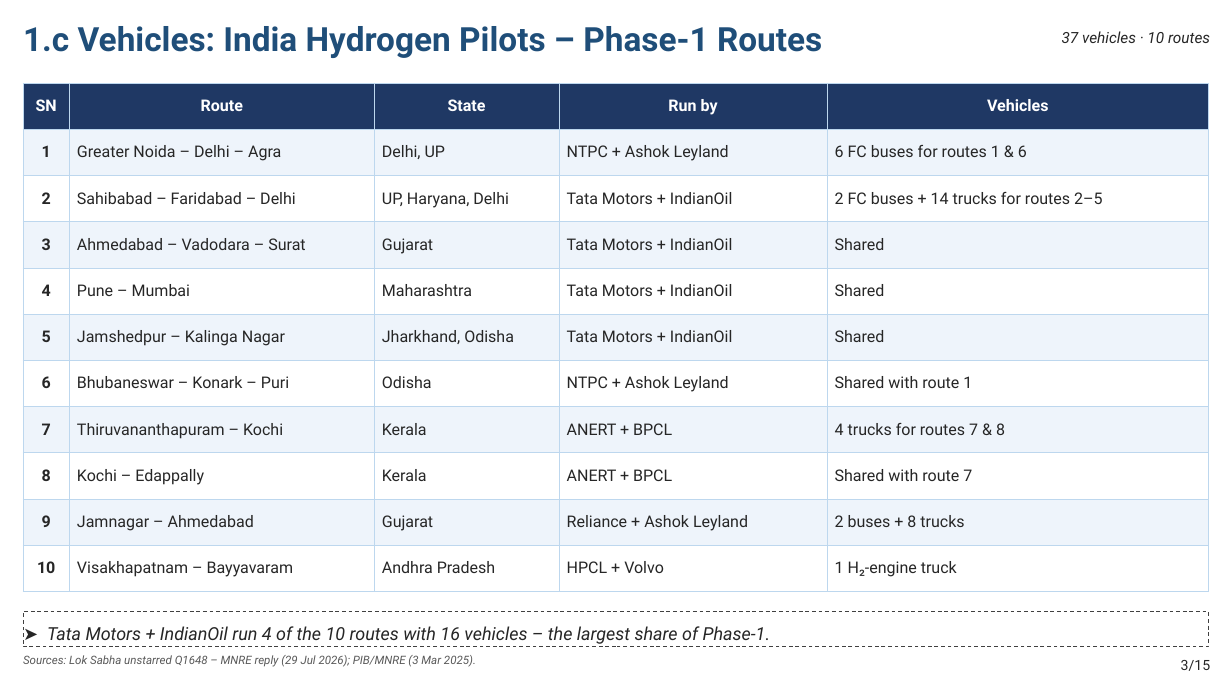
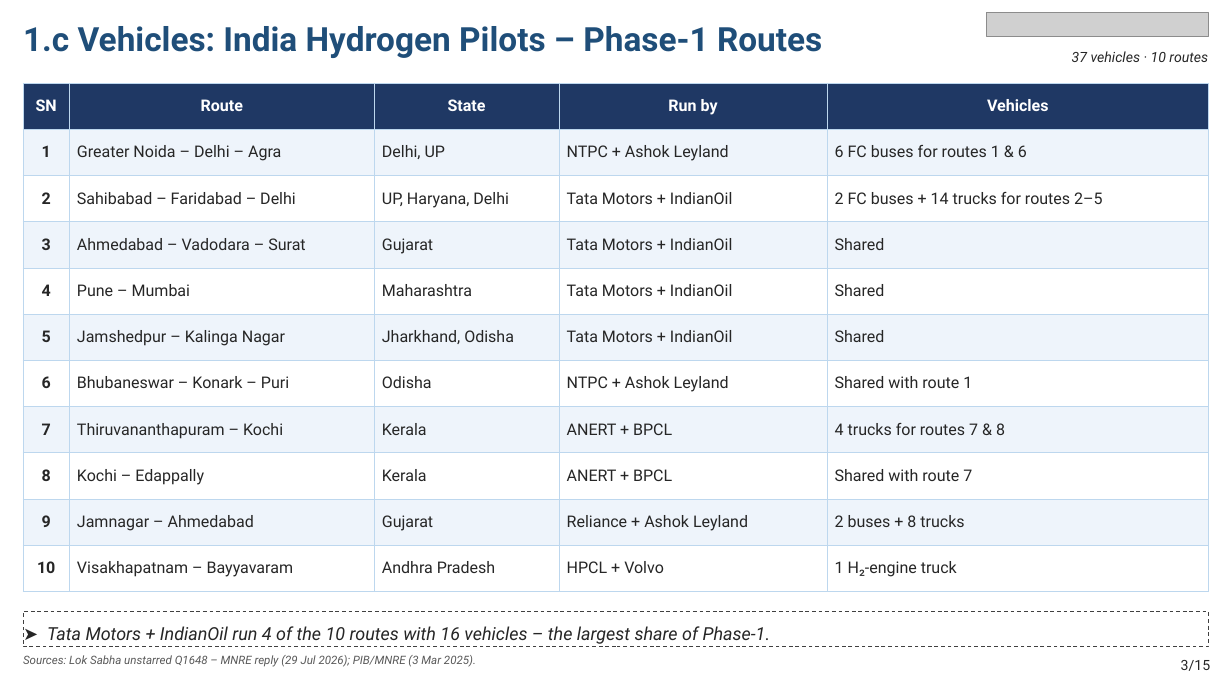
Before and after one commit to Crypto-ashish/hydrogen-car, a slide deck: slide 4 of Hydrogen_Vehicle_Study.pptx. Drawn at 1232x693 pixels with LibreOffice and Linux fonts; fonts in the diff are those of the drawing; grey boxes stand for pictures. Boxes give left, top, right and bottom in pixels: in the first picture for what was removed or moved away, otherwise in the second. Text is boxed around its words. In the diff, an @@ line names an element or a change of style, - is before the commit and + after.

```diff
--- a/Hydrogen_Vehicle_Study.pptx
+++ b/Hydrogen_Vehicle_Study.pptx
@@ picture added at (987, 13, 1209, 36) @@
@@ text "37 vehicles · 10 routes": place and size @@
-text "37 vehicles · 10 routes" at (1062, 31, 1210, 43)
+text "37 vehicles · 10 routes" at (1072, 51, 1208, 62)
@@ text "37 vehicles · 10 routes" at (1072, 51, 1208, 62): size 12 to 11 pt @@
```
Also in this commit, not shown: 15 other slides changed.
